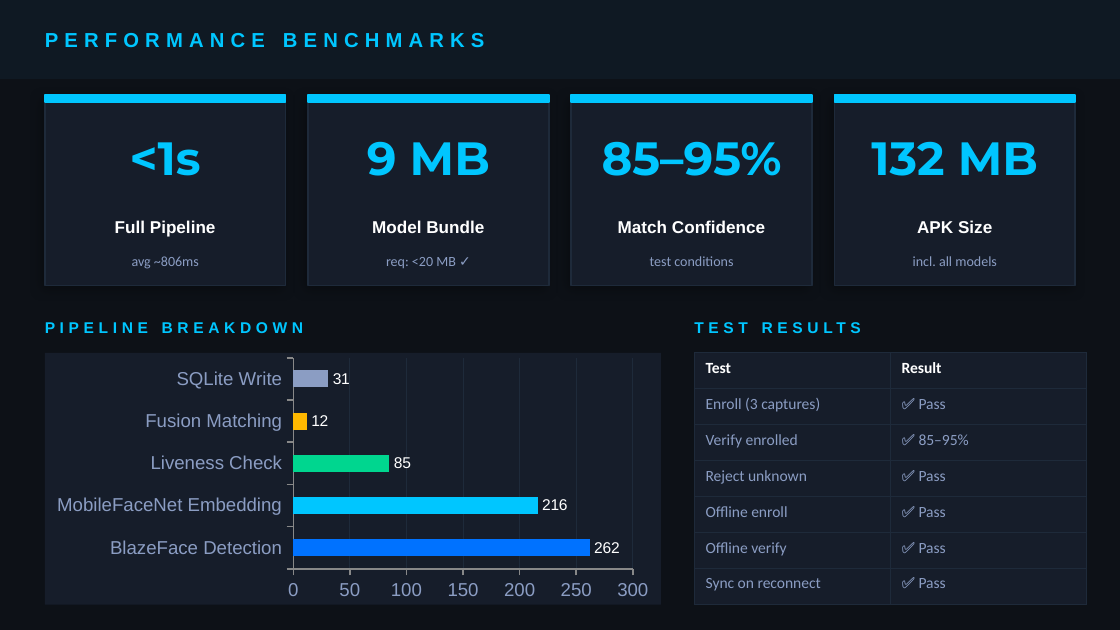
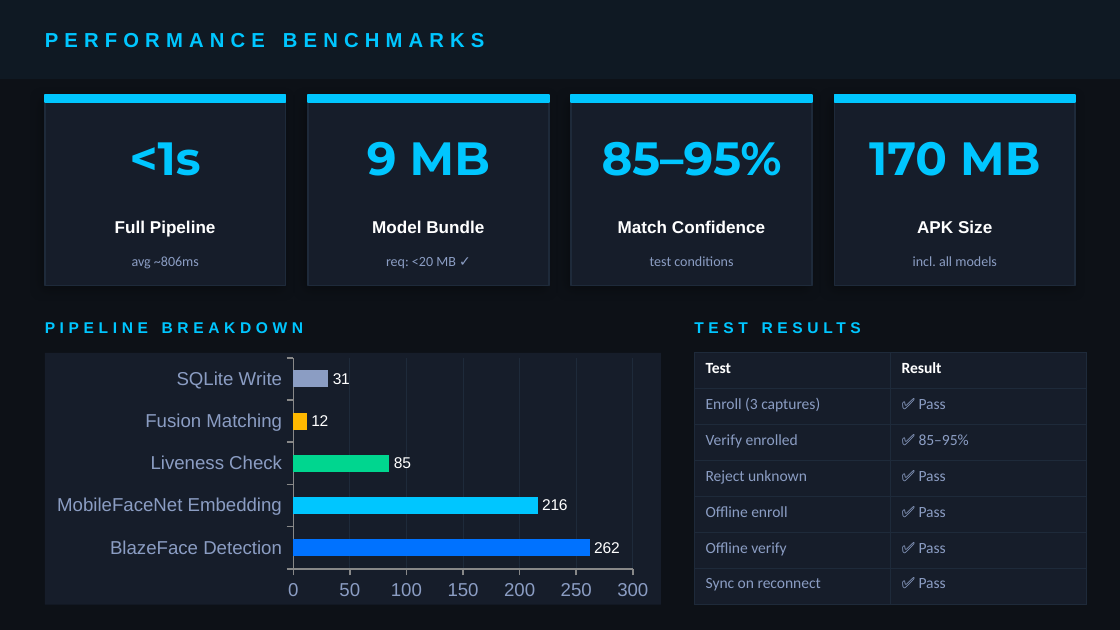
Before and after one commit to MKN-Sai-Varun/PRISM, a slide deck: slide 9 of MKN_Sai_Varun_NHAI_Submission_7.0.pptx. Drawn at 1120x630 pixels with LibreOffice and Linux fonts; fonts in the diff are those of the drawing. Boxes give left, top, right and bottom in pixels: in the first picture for what was removed or moved away, otherwise in the second. Text is boxed around its words. In the diff, an @@ line names an element or a change of style, - is before the commit and + after.

```diff
--- a/MKN_Sai_Varun_NHAI_Submission_7.0.pptx
+++ b/MKN_Sai_Varun_NHAI_Submission_7.0.pptx
@@ text at box(869, 142, 1040, 176): text changed @@
-132 MB
+170 MB
```
Also in this commit, not shown: 2 other files.
